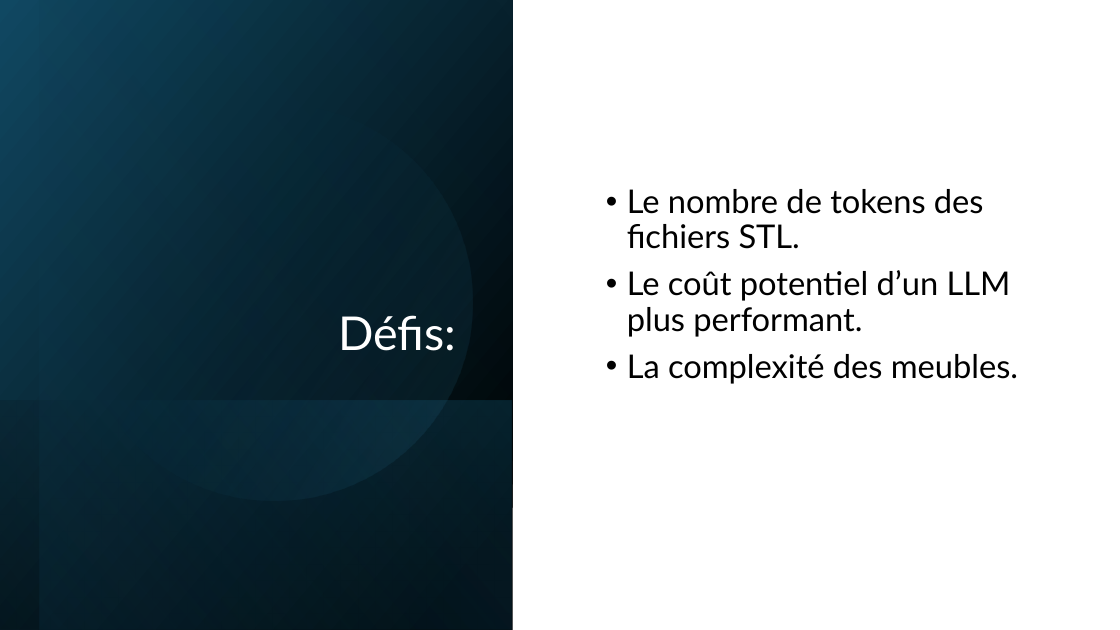
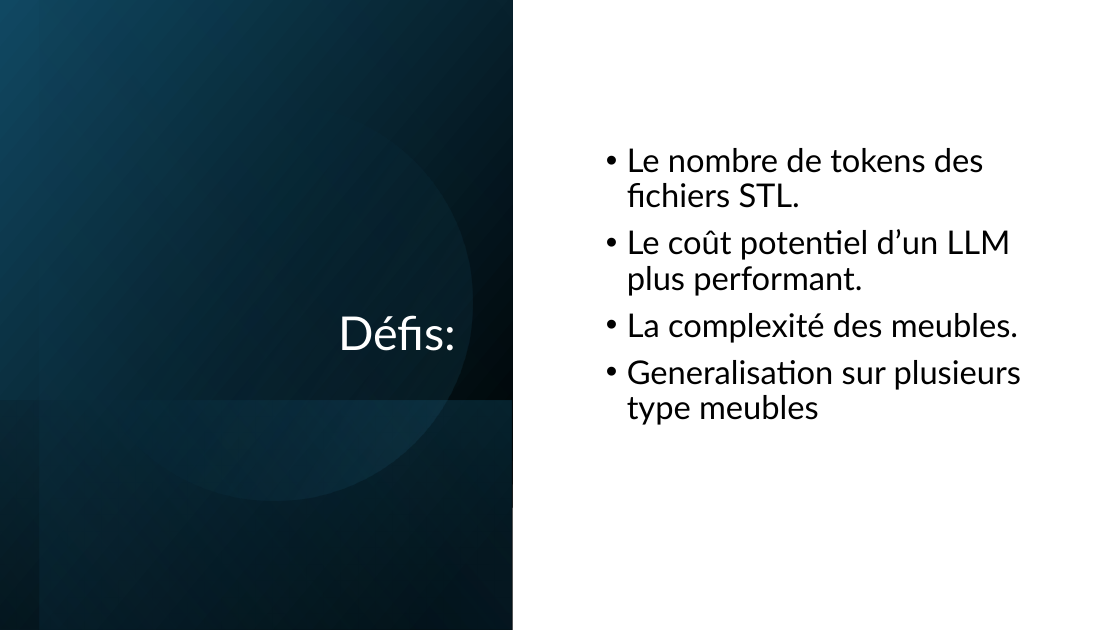
Before and after one commit to IzowRM/Stage-Cetic, a slide deck: slide 14 of TIM Pluo/Slide_Pluo.pptx (slide 12 before the commit). Drawn at 1120x630 pixels with LibreOffice and Linux fonts; fonts in the diff are those of the drawing. Boxes give left, top, right and bottom in pixels: in the first picture for what was removed or moved away, otherwise in the second. Text is boxed around its words. In the diff, an @@ line names an element or a change of style, - is before the commit and + after.

```diff
--- a/TIM Pluo/Slide_Pluo.pptx
+++ b/TIM Pluo/Slide_Pluo.pptx
@@ text at (627, 360, 1021, 425): paragraph added @@
+• Generalisation sur plusieurs type meubles
```
Also in this commit, not shown: 7 other slides changed, 3 slides added, 2 slides removed, 2 other files.
